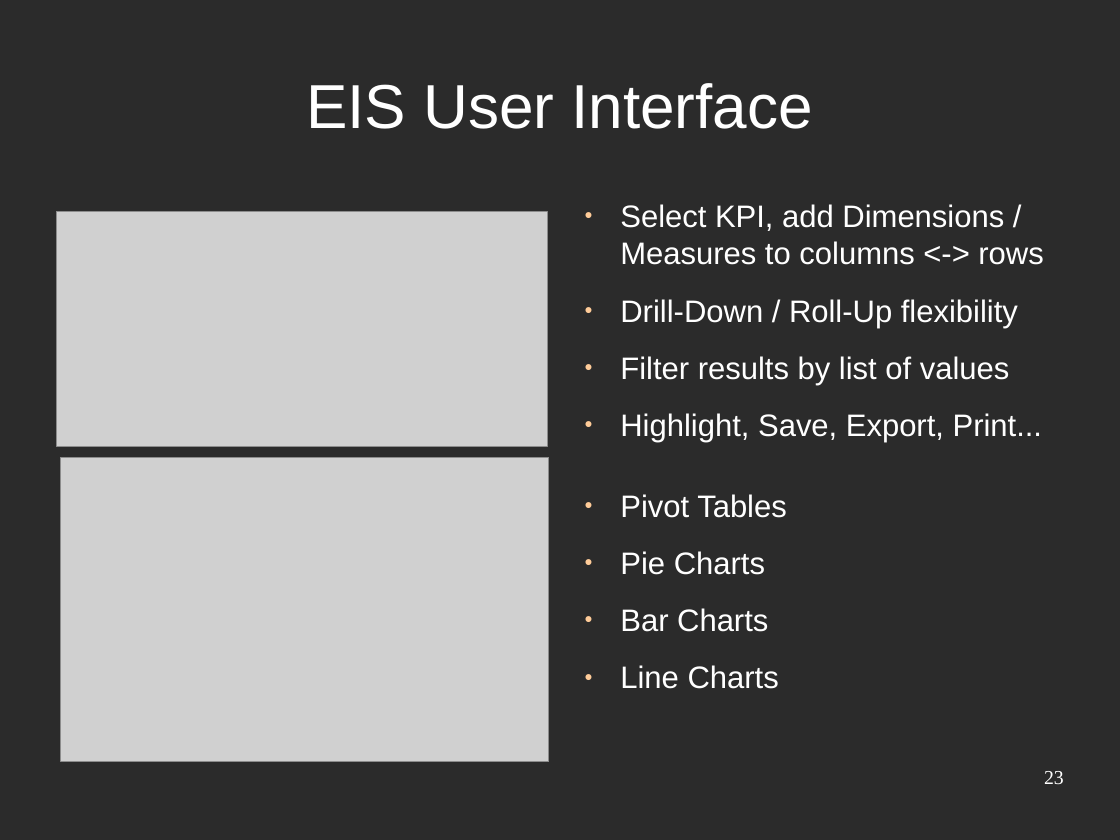
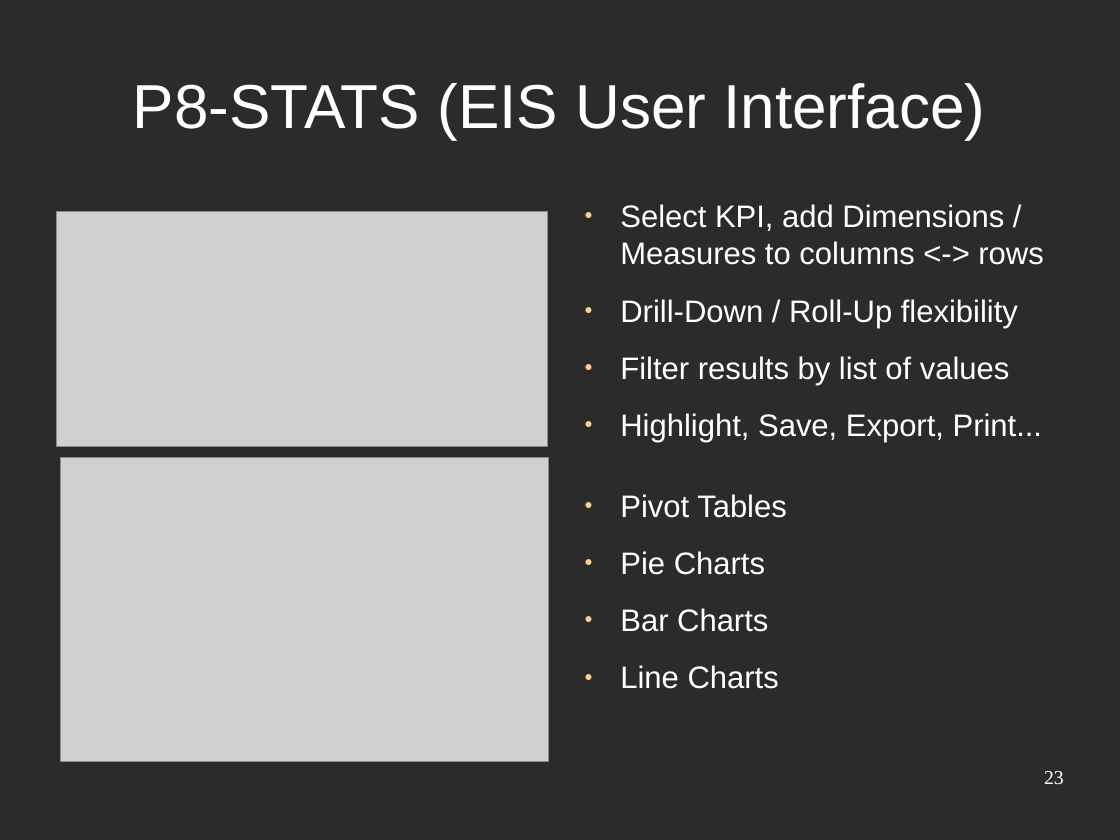
Before and after one commit to djjorjinho/mutworange_2011, a slide deck: slide 23 of documents/presentation/final_presentation.odp. Drawn at 1120x840 pixels with LibreOffice and Linux fonts; fonts in the diff are those of the drawing; grey boxes stand for pictures; background and template pictures are left out; a plain dark background stands for a picture behind light text. Boxes give left, top, right and bottom in pixels: in the first picture for what was removed or moved away, otherwise in the second. Text is boxed around its words. In the diff, an @@ line names an element or a change of style, - is before the commit and + after.

```diff
--- a/documents/presentation/final_presentation.odp
+++ b/documents/presentation/final_presentation.odp
@@ title at box(133, 83, 985, 139): text changed @@
-EIS User Interface
+P8-STATS (EIS User Interface)
```
Also in this commit, not shown: 17 other slides changed.
